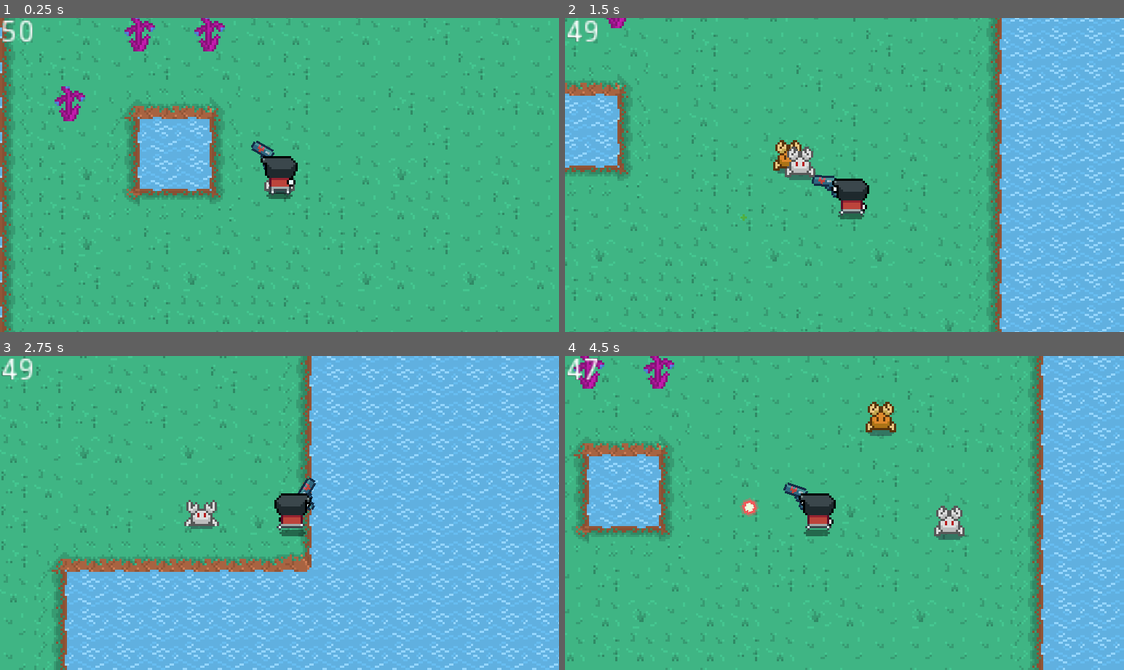
Above: before the commit, frames 1-4 (two rows, left to right).
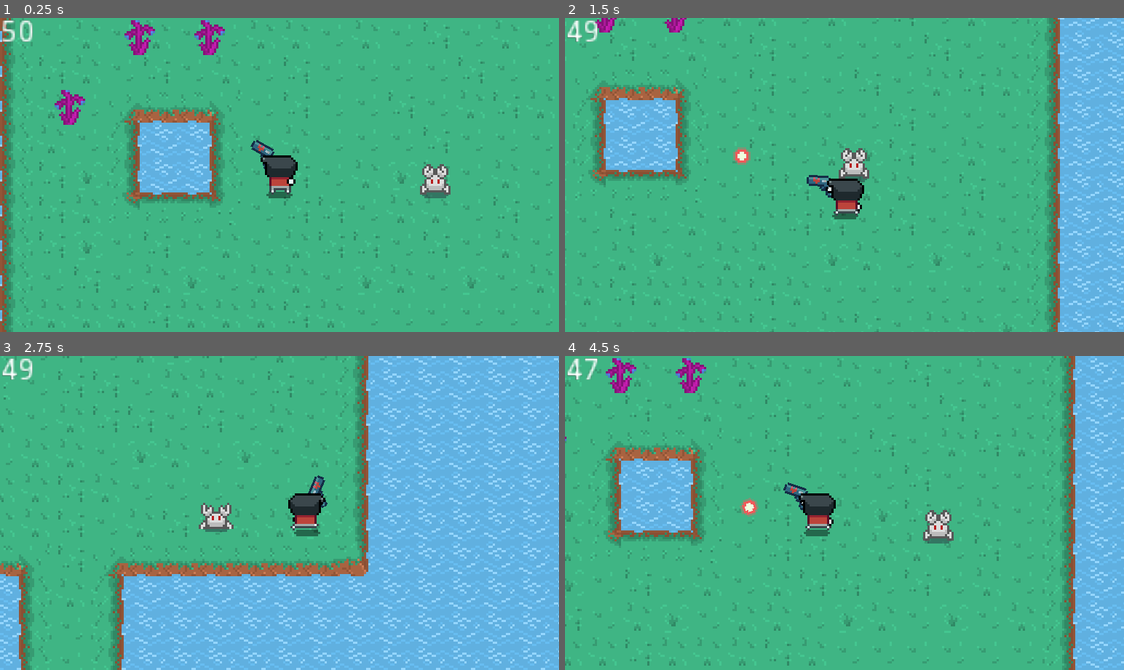
Above: after the commit, the same moments.

Repository: BytePlayersStudio/LD44
Game: Godot game, scene res://Scenes/LevelJam.tscn
Two runs of this game, one before a commit and one after it. Both use one fixed random seed, a clock stepped at 60 frames per second and the inputs below.
Inputs (mouse positions are in pixels of both pictures, inside the frame that each line leads up to):
- Up to frame 1 (0.25 s): no input
- Up to frame 2 (1.5 s): move the mouse to (967, 159) at 0.52 s; hold D (move_right) 0.53-1.28 s; right-click (967, 159) at 0.6 s; move the mouse to (732, 190) at 1.27 s; hold S (move_down) from 1.28 s (still down); click (732, 190) at 1.35 s
- Up to frame 3 (2.75 s): move the mouse to (335, 443) at 2.02 s; release S (move_down) at 2.03 s; hold D (move_right) from 2.03 s (still down); right-click (335, 443) at 2.1 s
- Up to frame 4 (4.5 s): move the mouse to (816, 575) at 2.77 s; release D (move_right) at 2.78 s; hold W (move_up) 2.78-3.53 s; click (816, 575) at 2.85 s; move the mouse to (1012, 560) at 3.52 s; hold A (move_left) from 3.53 s (still down); right-click (1012, 560) at 3.6 s; move the mouse to (676, 465) at 4.27 s; click (676, 465) at 4.35 s

The runs differ from the first frame. In frame 1, 11% of the frame differs, in the area x 0-99%, y 0-100%; in frame 2, 28%; in frame 3, 29%, in the area x 0-100%, y 0-100%; in frame 4, 23%.

Commit message:
Now enemies notify when all of them are alive

Diff:
--- a/LD44/Scenes/EnemiesInSector.tscn
+++ b/LD44/Scenes/EnemiesInSector.tscn
@@ -1,8 +1,7 @@
-[gd_scene load_steps=5 format=2]
+[gd_scene load_steps=4 format=2]
 
 [ext_resource path="res://Scripts/EnemiesInSector.gd" type="Script" id=1]
-[ext_resource path="res://Scenes/NPCs/Enemy.tscn" type="PackedScene" id=2]
-[ext_resource path="res://Scripts/EnemyActivationArea.gd" type="Script" id=3]
+[ext_resource path="res://Scripts/EnemyActivationArea.gd" type="Script" id=2]
 
 [sub_resource type="RectangleShape2D" id=1]
 extents = Vector2( 8, 88 )
@@ -10,10 +9,8 @@
 [node name="EnemiesInSector" type="YSort"]
 script = ExtResource( 1 )
 
-[node name="Enemy" parent="." instance=ExtResource( 2 )]
-
 [node name="EnemyActivationArea" type="Area2D" parent="."]
-script = ExtResource( 3 )
+script = ExtResource( 2 )
 
 [node name="CollisionShape2D" type="CollisionShape2D" parent="EnemyActivationArea"]
 shape = SubResource( 1 )
--- a/LD44/Scenes/LevelJam.tscn
+++ b/LD44/Scenes/LevelJam.tscn
@@ -1,15 +1,18 @@
-[gd_scene load_steps=6 format=2]
+[gd_scene load_steps=7 format=2]
 
 [ext_resource path="res://Scenes/BaseLevel.tscn" type="PackedScene" id=1]
-[ext_resource path="res://Scenes/EnemiesInSector.tscn" type="PackedScene" id=2]
-[ext_resource path="res://Scenes/NPCs/Enemy.tscn" type="PackedScene" id=3]
+[ext_resource path="res://Scenes/NPCs/Enemy.tscn" type="PackedScene" id=2]
+[ext_resource path="res://Scenes/EnemiesInSector.tscn" type="PackedScene" id=3]
 [ext_resource path="res://Scenes/LifeSource.tscn" type="PackedScene" id=4]
 
-[sub_resource type="NavigationPolygon" id=3]
+[sub_resource type="NavigationPolygon" id=1]
 vertices = PoolVector2Array( 136, -88, 136, 88, 24, 88, -24, 8, -24, -40, -120, -88, -72, -40, -120, 88, -72, 8, -8, 88 …(542 unchanged characters)…
 polygons = [ PoolIntArray( 0, 1, 2, 3, 4 ), PoolIntArray( 5, 0, 4, 6 ), PoolIntArray( 7, 5, 6, 8 ), PoolIntArray( 9, 7, …(937 unchanged characters)…
 outlines = [ PoolVector2Array( -120, -88, -120, 88, -8, 88, -8, 184, -120, 184, -120, 264, -56, 264, -56, 344, -216, 34 …(606 unchanged characters)…
 
+[sub_resource type="RectangleShape2D" id=2]
+extents = Vector2( 24, 10 )
+
 [node name="LevelJam" index="0" instance=ExtResource( 1 )]
 
 [node name="WaterMap" parent="." index="1"]
@@ -19,53 +22,68 @@
 tile_data = PoolIntArray( -327688, 0, 2, -327687, 0, 3, -327686, 0, 3, -327685, 0, 3, -327684, 0, 3, -327683, 0, 3, -32 …(20909 unchanged characters)…
 
 [node name="NavigationPolygonInstance" type="NavigationPolygonInstance" parent="Navigation2D" index="0"]
-navpoly = SubResource( 3 )
+navpoly = SubResource( 1 )
 
 [node name="RandomDestinations" parent="." index="5"]
 editor/display_folded = true
 
-[node name="EnemiesInSector2" parent="YSort" index="1" instance=ExtResource( 2 )]
-
-[node name="Enemy2" parent="YSort/EnemiesInSector2" index="1" instance=ExtResource( 3 )]
+[node name="EnemiesInSector" parent="YSort" index="0"]
+editor/display_folded = true
+
+[node name="EnemyActivationArea" parent="YSort/EnemiesInSector" index="0"]
+editor/display_folded = true
+position = Vector2( 35.6, 0 )
+
+[node name="Enemy" parent="YSort/EnemiesInSector" index="1" instance=ExtResource( 2 )]
+position = Vector2( 71.41, 0 )
+
+[node name="EnemiesInSector2" parent="YSort" index="1" instance=ExtResource( 3 )]
+editor/display_folded = true
+
+[node name="CollisionShape2D" parent="YSort/EnemiesInSector2/EnemyActivationArea" index="0"]
+position = Vector2( 0, 180.2 )
+shape = SubResource( 2 )
+
+[node name="Enemy2" parent="YSort/EnemiesInSector2" index="1" instance=ExtResource( 2 )]
 position = Vector2( -64, 216 )
 
-[node name="Enemy3" parent="YSort/EnemiesInSector2" index="2" instance=ExtResource( 3 )]
+[node name="Enemy3" parent="YSort/EnemiesInSector2" index="2" instance=ExtResource( 2 )]
 position = Vector2( 47.42, 288 )
 
-[node name="Enemy4" parent="YSort/EnemiesInSector2" index="3" instance=ExtResource( 3 )]
+[node name="Enemy4" parent="YSort/EnemiesInSector2" index="3" instance=ExtResource( 2 )]
 position = Vector2( 193.294, 370 )
 
-[node name="Enemy5" parent="YSort/EnemiesInSector2" index="4" instance=ExtResource( 3 )]
+[node name="Enemy5" parent="YSort/EnemiesInSector2" index="4" instance=ExtResource( 2 )]
 position = Vector2( 136, 474 )
 
-[node name="Enemy6" parent="YSort/EnemiesInSector2" index="5" instance=ExtResource( 3 )]
+[node name="Enemy6" parent="YSort/EnemiesInSector2" index="5" instance=ExtResource( 2 )]
 position = Vector2( -58, 507 )
 
-[node name="Enemy7" parent="YSort/EnemiesInSector2" index="6" instance=ExtResource( 3 )]
+[node name="Enemy7" parent="YSort/EnemiesInSector2" index="6" instance=ExtResource( 2 )]
 position = Vector2( -136, 461 )
 
-[node name="Enemy8" parent="YSort/EnemiesInSector2" index="7" instance=ExtResource( 3 )]
+[node name="Enemy8" parent="YSort/EnemiesInSector2" index="7" instance=ExtResource( 2 )]
 position = Vector2( 152, 520 )
 
-[node name="Enemy9" parent="YSort/EnemiesInSector2" index="8" instance=ExtResource( 3 )]
+[node name="Enemy9" parent="YSort/EnemiesInSector2" index="8" instance=ExtResource( 2 )]
 position = Vector2( 177.294, 482 )
 
-[node name="Enemy10" parent="YSort/EnemiesInSector2" index="9" instance=ExtResource( 3 )]
+[node name="Enemy10" parent="YSort/EnemiesInSector2" index="9" instance=ExtResource( 2 )]
 position = Vector2( 103.42, 528 )
 
-[node name="Enemy11" parent="YSort/EnemiesInSector2" index="10" instance=ExtResource( 3 )]
+[node name="Enemy11" parent="YSort/EnemiesInSector2" index="10" instance=ExtResource( 2 )]
 position = Vector2( -72, 562 )
 
-[node name="Enemy12" parent="YSort/EnemiesInSector2" index="11" instance=ExtResource( 3 )]
+[node name="Enemy12" parent="YSort/EnemiesInSector2" index="11" instance=ExtResource( 2 )]
 position = Vector2( -6, 584 )
 
-[node name="Enemy13" parent="YSort/EnemiesInSector2" index="12" instance=ExtResource( 3 )]
+[node name="Enemy13" parent="YSort/EnemiesInSector2" index="12" instance=ExtResource( 2 )]
 position = Vector2( -152, 522 )
 
-[node name="Enemy14" parent="YSort/EnemiesInSector2" index="13" instance=ExtResource( 3 )]
+[node name="Enemy14" parent="YSort/EnemiesInSector2" index="13" instance=ExtResource( 2 )]
 position = Vector2( -192, 483 )
 
-[node name="Enemy15" parent="YSort/EnemiesInSector2" index="14" instance=ExtResource( 3 )]
+[node name="Enemy15" parent="YSort/EnemiesInSector2" index="14" instance=ExtResource( 2 )]
 position = Vector2( 13, 479.049 )
 
 [node name="LifeSources" parent="YSort" index="3"]
@@ -187,3 +205,8 @@
 
 [node name="LifeSource39" parent="YSort/LifeSources" index="38" instance=ExtResource( 4 )]
 position = Vector2( 103.42, 361 )
+
+
+[editable path="YSort/EnemiesInSector"]
+
+[editable path="YSort/EnemiesInSector2"]
--- a/LD44/Scripts/EnemiesInSector.gd
+++ b/LD44/Scripts/EnemiesInSector.gd
@@ -10,3 +10,9 @@
 
 func _on_new_enemy_alive():
 	print("new enemy alive")
+	for enemy in get_children():
+		if enemy != get_node("EnemyActivationArea"):
+			if enemy.is_alive == false:
+				return;
+	print("All enemies alive")
+	emit_signal("all_enemies_alive")
